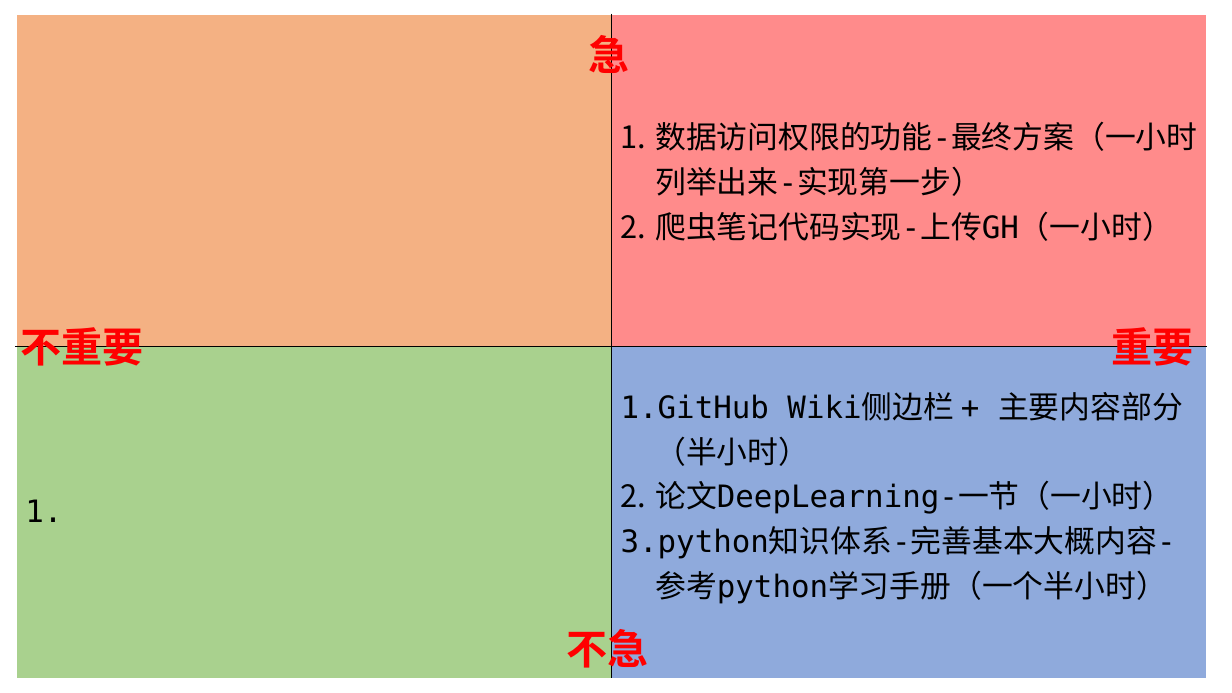
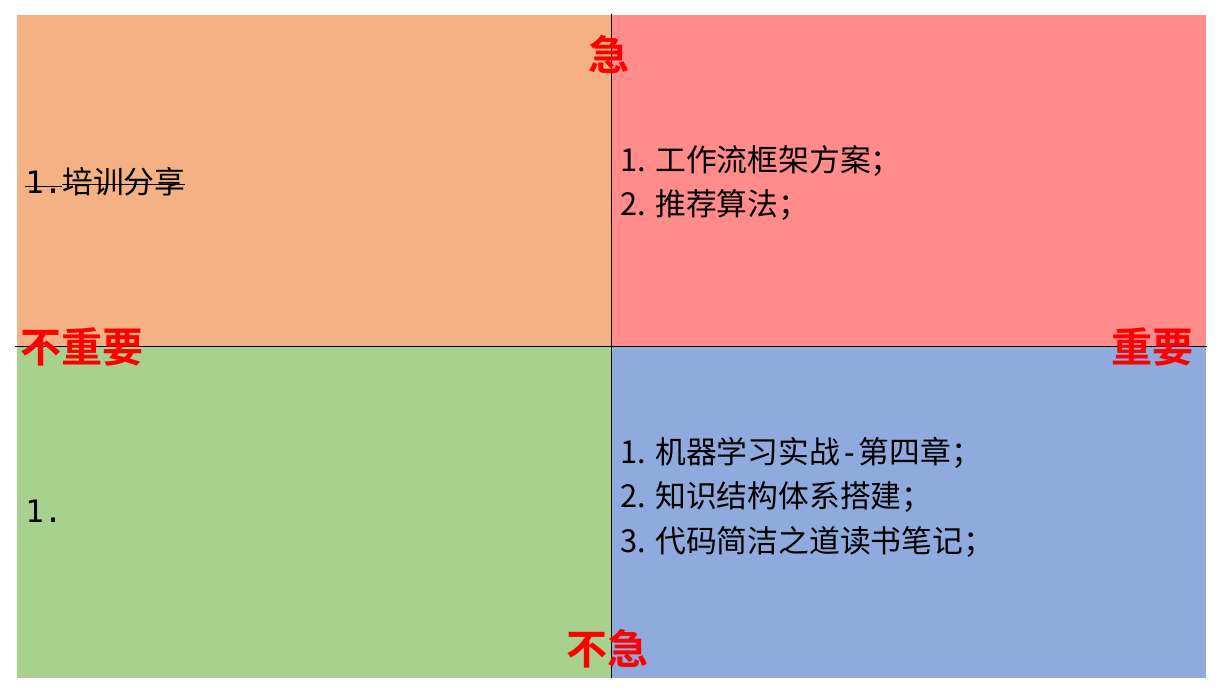
Before and after one commit to lixiangjie/ZX, a slide deck: slide 1 of 重要 急 不重要 不急.pptx. Drawn at 1232x693 pixels with LibreOffice and Linux fonts; fonts in the diff are those of the drawing. Boxes give left, top, right and bottom in pixels: in the first picture for what was removed or moved away, otherwise in the second. Text is boxed around its words. In the diff, an @@ line names an element or a change of style, - is before the commit and + after.

```diff
--- a/重要 急 不重要 不急.pptx
+++ b/重要 急 不重要 不急.pptx
@@ table at (16,14,1206,678) @@
-row 1, column 1: 
+row 1, column 1: 1.培训分享
-row 1, column 2: 数据访问权限的功能-最终方案（一小时 列举出来-实现第一步） / 爬虫笔记代码实现-上传GH（一小时）
+row 1, column 2: 工作流框架方案； / 推荐算法；
-row 2, column 2: GitHub Wiki侧边栏 + 主要内容部分（半小时） / 论文DeepLearning-一节（一小时） / python知识体系-完善基本大概内容-参考python学习手册（一个半小时）
+row 2, column 2: 机器学习实战-第四章； / 知识结构体系搭建； / 代码简洁之道读书笔记；
```
Also in this commit, not shown: 1 other file.
